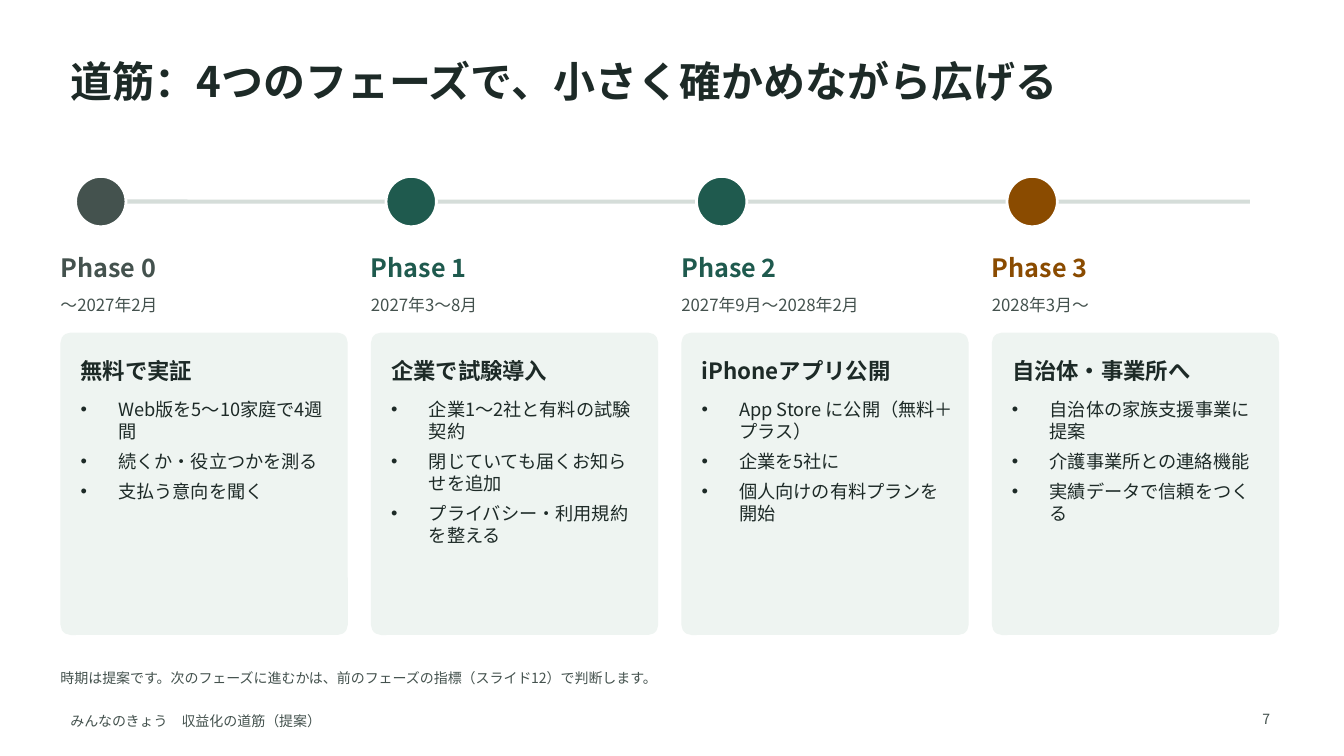
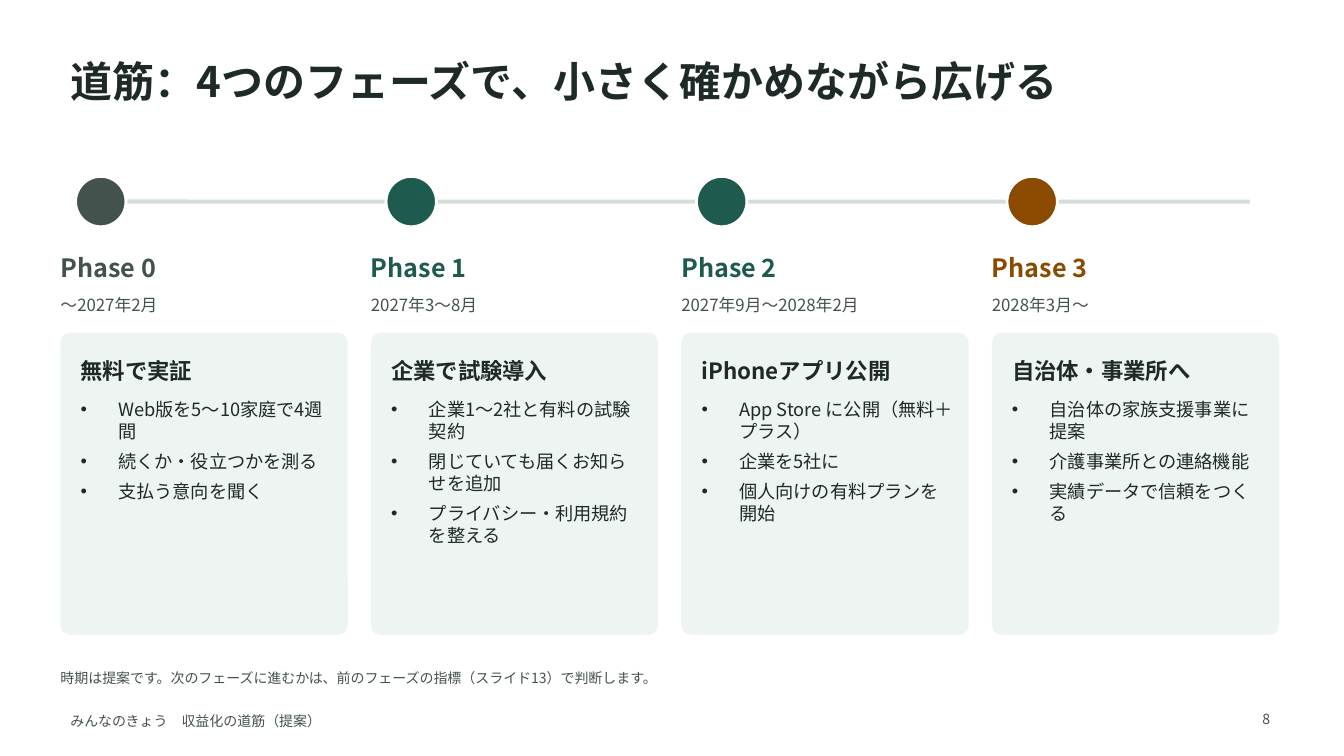
Before and after one commit to sakurabloomyou/Sunplaza-supermarket, a slide deck: slide 8 of minnanokyou-business/minnanokyou_monetization_plan.pptx (slide 7 before the commit). Drawn at 1344x756 pixels with LibreOffice and Linux fonts; fonts in the diff are those of the drawing. Boxes give left, top, right and bottom in pixels: in the first picture for what was removed or moved away, otherwise in the second. Text is boxed around its words. In the diff, an @@ line names an element or a change of style, - is before the commit and + after.

```diff
--- a/minnanokyou-business/minnanokyou_monetization_plan.pptx
+++ b/minnanokyou-business/minnanokyou_monetization_plan.pptx
@@ text at (60,671,656,684): text changed @@
-時期は提案です。次のフェーズに進むかは、前のフェーズの指標（スライド12）で判断します。
+時期は提案です。次のフェーズに進むかは、前のフェーズの指標（スライド13）で判断します。
@@ page number at (1262,713,1270,724): text changed @@
-7
+8
```
Also in this commit, not shown: 1 other slide changed, 1 slide added, 1 other file.
